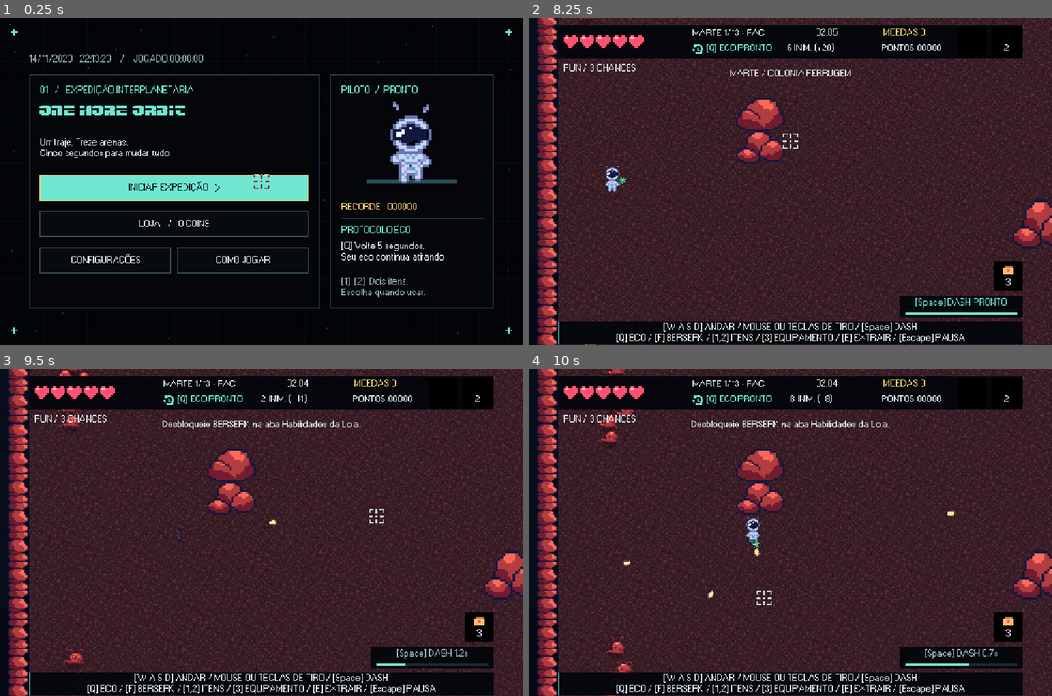
Above: before the commit, frames 1-4 (two rows, left to right).
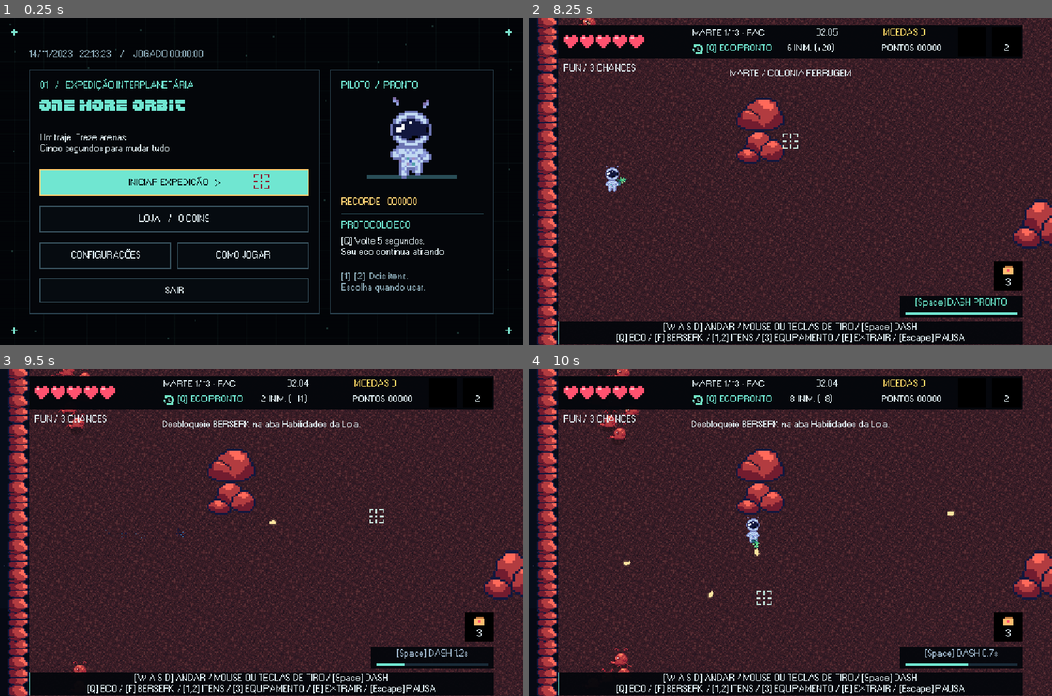
Above: after the commit, the same moments.

Repository: Honorato1337/Noctir
Game: Godot game, scene res://scenes/main.tscn
Two runs of this game, one before a commit and one after it. Both use one fixed random seed, a clock stepped at 60 frames per second and the inputs below. Sound files missing from this copy of the repository are replaced by a short silence.
Inputs (mouse positions are in pixels of both pictures, inside the frame that each line leads up to):
- Up to frame 1 (0.25 s): no input
- Up to frame 2 (8.25 s): click "LOJA / 0 COINS" at 0.5 s; click "ATRIBUTOS" at 1.25 s; click "HABILIDADES" at 2 s; click "EQUIPAMENTOS" at 2.75 s; click "PRESTÍGIO" at 3.5 s; click "SKINS" at 4.25 s; click "< VOLTAR AO MENU" at 5 s; click "CONFIGURAÇÕES" at 5.75 s; click "< VOLTAR AO MENU" at 6.5 s; click "INICIAR EXPEDIÇÃO >" at 7.25 s; click "FÁCIL / 25% DOS COINS Hordas …" at 8 s
- Up to frame 3 (9.5 s): tap Enter (ui_accept) at 8.75, 9.02 s; move the mouse to (376, 516) at 8.77 s; hold D (right) from 8.78 s (still down); tap F (berserk) at 8.85 s; click (376, 516) at 8.92 s; tap Space (dash) at 9.05 s
- Up to frame 4 (10 s): release D (right) at 9.5 s; drag from (685, 548) to (764, 597) at 9.52 s

The runs differ from the first frame. In frame 1, 10% of the frame differs, in the area x 5-95%, y 9-91%; in frame 2, less than 0.1%; in frame 3, 0.4%; in frame 4, 0.5%.

Commit message:
Optimize combat effects, projectile collisions and runtime texture loading

Diff:
--- a/project.godot
+++ b/project.godot
@@ -11,13 +11,13 @@
 [application]
 
 config/name="One More Orbit"
-config/version="0.3.0"
-config/use_custom_user_dir.windows=true
-config/custom_user_dir_name.windows="Godot/app_userdata/NOCTIR- One More Orbit"
+config/version="0.3.1"
 run/main_scene="res://scenes/main.tscn"
 config/features=PackedStringArray("4.7", "GL Compatibility")
 config/icon="res://icon.svg"
 config/windows_native_icon="res://assets/branding/one-more-orbit.ico"
+config/use_custom_user_dir.windows=true
+config/custom_user_dir_name.windows="Godot/app_userdata/NOCTIR- One More Orbit"
 
 [display]
 
@@ -27,7 +27,6 @@
 window/size/window_height_override=720
 window/stretch/mode="canvas_items"
 window/stretch/aspect="expand"
-window/stretch/scale_mode="fractional"
 window/handheld/orientation=6
 
 [rendering]
--- a/scenes/ui/main_menu.tscn
+++ b/scenes/ui/main_menu.tscn
@@ -113,6 +113,11 @@
 size_flags_horizontal = 3
 text = "TESTE"
 
+[node name="QuitButton" type="Button" parent="Center/Layout/Content/Mission/Box"]
+custom_minimum_size = Vector2(0, 48)
+layout_mode = 2
+text = "SAIR"
+
 [node name="Astronaut" type="PanelContainer" parent="Center/Layout/Content" unique_id=130174619]
 custom_minimum_size = Vector2(360, 0)
 layout_mode = 2
--- a/scenes/ui/permanent_shop.tscn
+++ b/scenes/ui/permanent_shop.tscn
@@ -1,6 +1,7 @@
 [gd_scene format=3]
 [ext_resource type="Theme" path="res://ui_theme.tres" id="1"]
 [ext_resource type="Script" path="res://scripts/pixel_backdrop.gd" id="2"]
+[ext_resource type="Script" path="res://scripts/shop_details.gd" id="details"]
 
 [ext_resource type="SpriteFrames" path="res://asssets/astronauta/astronaut_frames.tres" id="skin_astro"]
 [ext_resource type="SpriteFrames" path="res://assets/guanapo/guanapo_frames.tres" id="skin_guanapo"]
@@ -12,6 +13,7 @@
 region = Rect2(7,12,10,9)
 
 [node name="PermanentShop" type="Control"]
+script = ExtResource("details")
 layout_mode = 3
 anchors_preset = 15
 anchor_right = 1.0
--- a/scripts/arena_weather.gd
+++ b/scripts/arena_weather.gd
@@ -24,7 +24,7 @@
 	rng.seed = game.rng.randi()
 	clear_active(rng.randf_range(8, 13))
 	motes.clear()
-	for i in (40 if game.mobile_optimized() else AMBIENT_PARTICLES):
+	for i in (20 if game.mobile_optimized() else AMBIENT_PARTICLES):
 		motes.append(Vector2(rng.randf_range(0, game.arena.size.x), rng.randf_range(0, game.arena.size.y)))
 
 func clear_active(delay: float = 8.0) -> void:
@@ -157,9 +157,12 @@
 	if not active or not is_instance_valid(game) or game.state not in ["playing", "paused", "death"]: return
 	var armed := age >= warning
 	var sand := event in ["sand", "chaos"]
-	for i in motes.size():
+	var bounds: Rect2 = game.fx.visible_bounds()
+	var decoration_step := 1 if game.fx.quality > 0.7 else 2 if game.fx.quality > 0.4 else 3
+	for i in range(0, motes.size(), decoration_step):
 		var drift := Vector2(age * (135 if sand else 45), age * (30 if sand else 260))
 		var at: Vector2 = game.arena.position + Vector2(fposmod(motes[i].x + drift.x, game.arena.size.x), fposmod(motes[i].y + drift.y, game.arena.size.y))
+		if not bounds.has_point(at): continue
 		var color := Color(0.95, 0.63, 0.32, 0.5) if sand else Color(0.65, 0.86, 1, 0.35)
 		Vfx.draw_particle(self, at, Vector2.ONE*12, 1 if sand else 2, (i+int(age*5))%4, Color(1,1,1,0.55))
 	for vortex in vortices:
@@ -167,7 +170,7 @@
 		draw_arc(vortex.pos, vortex.radius, 0, TAU, 48, Color(color, 0.25), 2)
 		draw_circle(vortex.pos, vortex.core, Color(color, 0.23 if armed else 0.06))
 		draw_arc(vortex.pos, vortex.core, 0, TAU, 28, Color(color, 0.95 if armed else 0.55), 3)
-		for i in (24 if game.mobile_optimized() else 72):
+		for i in range(0, 12 if game.mobile_optimized() else 48, decoration_step):
 			var angle: float = i * 2.39996 + age * (1.6 + (i % 3) * 0.3)
 			var radius: float = vortex.core * (0.2 + float(i % 11) / 11 * 1.25)
 			var at: Vector2 = vortex.pos + Vector2.RIGHT.rotated(angle) * radius
--- a/scripts/combat_fx.gd
+++ b/scripts/combat_fx.gd
@@ -1,17 +1,36 @@
 extends Node2D
 
 const Vfx = preload("res://scripts/pixel_effects.gd")
-const MAX_PARTICLES := 1800
+const MAX_PARTICLES := 600
 var particles: Array[Dictionary] = []
 var labels: Array[Dictionary] = []
 var shake := 0.0
 var game: Node2D
+var quality := 1.0
+var frame_time := 1.0 / 60.0
+var quality_clock := 0.0
+var emission_frame := -1
+var emitted := 0
+var emission_remainder := 0.0
+
+func visible_bounds() -> Rect2:
+	return get_global_transform_with_canvas().affine_inverse() * get_viewport_rect().grow(96)
 
 func sparks(at: Vector2, color: Color, count: int = 10, power: float = 140.0, kind: int = 0) -> void:
 	var mobile: bool = is_instance_valid(game) and game.mobile_optimized()
-	var budget := 300 if mobile else MAX_PARTICLES
-	var amount := maxi(1,ceili(count*.25)) if mobile else count
-	for i in mini(amount, budget - particles.size()):
+	if not is_instance_valid(game) or not visible_bounds().has_point(at): return
+	var frame := Engine.get_process_frames()
+	if emission_frame != frame:
+		emission_frame = frame
+		emitted = 0
+	var budget := 96 if mobile else int(MAX_PARTICLES * quality)
+	var frame_budget := 16 if mobile else int(96 * quality)
+	if particles.size() >= budget or emitted >= frame_budget: return
+	emission_remainder += maxi(0, count) * (0.12 if mobile else 0.65) * quality
+	var amount := mini(int(emission_remainder), mini(budget - particles.size(), frame_budget - emitted))
+	emission_remainder -= floorf(emission_remainder)
+	emitted += amount
+	for i in amount:
 		var angle: float = game.rng.randf() * TAU
 		var life: float = game.rng.randf_range(0.2, 0.65)
 		particles.append({"pos": at, "vel": Vector2.RIGHT.rotated(angle) * game.rng.randf_range(power * 0.3, power), "color": color, "life": life, "max": life, "size": game.rng.randi_range(2, 5), "kind": kind})
@@ -21,7 +40,7 @@
 	shake = maxf(shake, 3.5 if count < 80 else 7.0)
 
 func floating(at: Vector2, text: String, color: Color) -> void:
-	if labels.size() < (20 if is_instance_valid(game) and game.mobile_optimized() else 100):
+	if labels.size() < (8 if is_instance_valid(game) and game.mobile_optimized() else 32):
 		labels.append({"pos": at, "text": text, "color": color, "life": 0.65})
 
 func _process(delta: float) -> void:
@@ -29,18 +48,30 @@
 		if is_instance_valid(game):
 			game.get_node("Camera2D").offset = Vector2.ZERO
 		return
+	# Adjust decorative density slowly; attacks and their warnings are independent.
+	frame_time = lerpf(frame_time, minf(delta, 0.1), 0.05)
+	quality_clock += delta
+	if quality_clock >= 1.5:
+		quality_clock = 0
+		if frame_time > 1.0 / 45.0:
+			quality = maxf(0.3, quality - 0.2)
+		elif frame_time < 1.0 / 57.0:
+			quality = minf(1.0, quality + 0.1)
+	var bounds := visible_bounds()
 	for index in range(particles.size() - 1, -1, -1):
 		var particle: Dictionary = particles[index]
 		particle.life -= delta
 		particle.pos += particle.vel * delta
 		particle.vel *= maxf(0, 1.0 - delta * 3)
-		if particle.life <= 0:
-			particles.remove_at(index)
+		if particle.life <= 0 or not bounds.has_point(particle.pos):
+			particles[index] = particles.back()
+			particles.pop_back()
 	for index in range(labels.size() - 1, -1, -1):
 		labels[index].life -= delta
 		labels[index].pos.y -= delta * 35
 		if labels[index].life <= 0:
-			labels.remove_at(index)
+			labels[index] = labels.back()
+			labels.pop_back()
 	shake = move_toward(shake, 0, delta * 14)
 	game.get_node("Camera2D").offset = Vector2(sin(Time.get_ticks_msec() * 0.07), cos(Time.get_ticks_msec() * 0.09)) * shake
 	queue_redraw()
--- a/scripts/enemy.gd
+++ b/scripts/enemy.gd
@@ -58,6 +58,7 @@
 @onready var mars_super_visual: AnimatedSprite2D = $MarsSuperVisual
 
 func _ready() -> void:
+	separation_tick = randf_range(0.0, 0.1)
 	update_visual()
 
 func _process(_delta: float) -> void:
@@ -245,13 +246,14 @@
 	motion *= game.deployables.enemy_slowdown(position, boss)
 	# Cache the local separation force on mobile instead of scanning every tick.
 	separation_tick -= delta
-	if not game.mobile_optimized() or separation_tick <= 0:
-		separation_tick = .12
+	if separation_tick <= 0:
+		separation_tick = .15 if game.mobile_optimized() else .1
 		cached_separation = Vector2.ZERO
 		for other in game.enemies.get_children():
 			if other == self or other.is_queued_for_deletion(): continue
 			var gap: Vector2 = position-other.position
-			if gap.length_squared() < pow(radius+other.radius+5,2):
+			var reach: float = radius + other.radius + 5
+			if gap.length_squared() < reach * reach:
 				cached_separation += gap.normalized()*75
 	motion += cached_separation
 	game.move_actor(self, motion * delta, radius)
--- a/scripts/expedition_vehicles.gd
+++ b/scripts/expedition_vehicles.gd
@@ -8,7 +8,8 @@
 	if not images.has(kind):
 		var path: String = PATHS.get(kind, "")
 		if not ResourceLoader.exists(path): return null
-		images[kind] = centered_texture(path)
+		var baked := "res://assets/optimized/%s.png" % kind
+		images[kind] = load(baked) if ResourceLoader.exists(baked) else centered_texture(path)
 		frame_counts[kind] = 2
 	return images[kind]
 static func region(kind: String, frame: int) -> Rect2:
--- a/scripts/game.gd
+++ b/scripts/game.gd
@@ -86,6 +86,12 @@
 var enemies: Node2D
 var bullets: Node2D
 var effects: Array[Dictionary] = []
+const TARGET_CELL_SIZE := 128.0
+var target_grid: Dictionary = {}
+var target_grid_frame := -1
+var target_grid_count := -1
+var hud_update_clock := 0.0
+var hud_state := ""
 var obstacles: Array[Rect2] = []
 var hazards: Array[Vector2] = []
 var portal := Vector2(1038, 386)
@@ -152,16 +158,18 @@
 @export var mobile_profile_override := false
 func mobile_optimized() -> bool:
 	return mobile_profile_override or OS.has_feature("mobile")
-func mob_limit() -> int: return 32 if mobile_optimized() else MAX_ACTIVE_ENEMIES
+func mob_limit() -> int: return 24 if mobile_optimized() else MAX_ACTIVE_ENEMIES
 func wave_factor() -> float: return 0.65 if mobile_optimized() else 1.0
 func projectile_limit(hostile: bool = true) -> int:
-	return (180 if hostile else 240) if mobile_optimized() else (480 if hostile else 900)
+	return (120 if hostile else 160) if mobile_optimized() else (480 if hostile else 900)
 
 func _ready() -> void:
 	add_child(preload("res://scripts/game_cursor.gd").new())
 	if mobile_optimized():
 		get_window().content_scale_mode = Window.CONTENT_SCALE_MODE_VIEWPORT
+		get_window().content_scale_size = Vector2i(1152, 720)
 		get_viewport().msaa_2d = Viewport.MSAA_DISABLED
+		Engine.max_fps = 60
 	menu_loop_stream.loop_mode = AudioStreamWAV.LOOP_FORWARD
 	menu_loop_stream.loop_begin = 0
 	menu_loop_stream.loop_end = int(round(menu_loop_stream.get_length() * menu_loop_stream.mix_rate))
@@ -288,6 +296,8 @@
 	environment_clock = 0.0
 	room_spawn_index = 0
 	clear_container(enemies)
+	target_grid.clear()
+	target_grid_frame = -1
 	clear_container(bullets)
 	effects.clear()
 	loot.drops.clear()
@@ -517,6 +527,25 @@
 			return true
 	return false
 
+func projectile_targets(at: Vector2) -> Array:
+	# One broad-phase grid per physics tick, shared by every friendly projectile.
+	var frame := Engine.get_physics_frames()
+	if target_grid_frame != frame or target_grid_count != enemies.get_child_count():
+		target_grid_frame = frame
+		target_grid_count = enemies.get_child_count()
+		target_grid.clear()
+		for enemy in enemies.get_children():
+			if enemy.is_queued_for_deletion(): continue
+			var reach: float = enemy.radius + (13 if enemy.shield > 0 else 0) + 8
+			var first := Vector2i(((enemy.position - Vector2.ONE * reach) / TARGET_CELL_SIZE).floor())
+			var last := Vector2i(((enemy.position + Vector2.ONE * reach) / TARGET_CELL_SIZE).floor())
+			for x in range(first.x, last.x + 1):
+				for y in range(first.y, last.y + 1):
+					var cell := Vector2i(x, y)
+					if not target_grid.has(cell): target_grid[cell] = []
+					target_grid[cell].append(enemy)
+	return target_grid.get(Vector2i((at / TARGET_CELL_SIZE).floor()), [])
+
 func move_actor(actor: Node2D, movement: Vector2, radius: float) -> void:
 	# Sweep long dashes in short steps so pillars cannot be skipped.
 	var steps := maxi(1, ceili(movement.length() / 12.0))
@@ -530,7 +559,8 @@
 			actor.position.y = clampf(next.y, arena.position.y + radius, arena.end.y - radius)
 
 func burst(at: Vector2, color: Color) -> void:
-	effects.append({"pos": at, "color": color, "life": 0.4})
+	if effects.size() < (16 if mobile_optimized() else 64):
+		effects.append({"pos": at, "color": color, "life": 0.4})
 	fx.sparks(at, color, 12, 120)
 
 func begin_boss() -> void:
@@ -835,9 +865,15 @@
 	bind_button("ControlsButton", show_controls)
 	bind_button("PermanentShopButton", show_permanent_shop)
 	bind_button("SettingsButton", show_settings)
+	bind_button("QuitButton", quit_game)
 	panel.find_child("TestButton", true, false).visible = developer_unlocked
 	bind_button("TestButton", show_test_menu)
 	update_menu_clock()
+
+func quit_game() -> void:
+	settle_run()
+	save_preferences()
+	get_tree().quit()
 
 func show_difficulty_menu() -> void:
 	settle_run()
@@ -1188,7 +1224,11 @@
 	if menu_clock_tick >= 1:
 		menu_clock_tick = 0
 		update_menu_clock()
-	$UI/HUD.update_game(self)
+	hud_update_clock += delta
+	if hud_state != state or hud_update_clock >= 1.0 / 30.0:
+		hud_state = state
+		hud_update_clock = 0
+		$UI/HUD.update_game(self)
 
 func text_at(at: Vector2, text: String, size: int, color: Color = Color("e0e8f3")) -> void:
 	draw_string(font, at, text, HORIZONTAL_ALIGNMENT_LEFT, -1, size, color)
--- a/scripts/pixel_art_import.gd
+++ b/scripts/pixel_art_import.gd
@@ -24,11 +24,21 @@
  [Color("241d3b"),Color("2c2246"),Color("342950"),Color("40315e"),Color("4c396c"),Color("5b4779"),Color("201b33"),Color("6b5687")]
 ]
 static var cache: Dictionary = {}
+const BAKED_TEXTURES := {
+	"res://assets/effects/particle_atlas-v2.png": "res://assets/optimized/particles.png",
+	"res://assets/environment/planet_terrain_atlas-v2.png": "res://assets/optimized/terrain.png",
+	"res://assets/environment/floor_tiles-v3.png": "res://assets/optimized/floors.png"
+}
 static func texture(path: String, logical_size: Vector2i, palettes: Array, row_count: int = 1, columns: int = 1) -> Texture2D:
 	if cache.has(path): return cache[path]
+	var baked: String = BAKED_TEXTURES.get(path, "")
+	if not baked.is_empty() and ResourceLoader.exists(baked):
+		cache[path] = load(baked)
+		return cache[path]
 	if not ResourceLoader.exists(path): return null
 	var source: Texture2D = load(path)
 	var image := source.get_image()
+	if image.is_compressed(): image.decompress()
 	image.convert(Image.FORMAT_RGBA8)
 	image.resize(logical_size.x,logical_size.y,Image.INTERPOLATE_NEAREST)
 	for y in logical_size.y:
--- a/scripts/projectile.gd
+++ b/scripts/projectile.gd
@@ -20,16 +20,18 @@
 		queue_free()
 		return
 	if hostile:
-		if position.distance_to(game.player.position) < radius + 13:
+		if position.distance_squared_to(game.player.position) < (radius + 13) * (radius + 13):
 			game.player.hurt(maxi(1, ceili(damage)))
 			queue_free()
 	else:
-		for enemy in game.enemies.get_children():
-			if not enemy.is_queued_for_deletion() and position.distance_to(enemy.position) < radius + enemy.radius + (13 if enemy.shield > 0 else 0):
+		for enemy in game.projectile_targets(position):
+			if not is_instance_valid(enemy) or enemy.is_queued_for_deletion(): continue
+			var reach: float = radius + enemy.radius + (13 if enemy.shield > 0 else 0)
+			if position.distance_squared_to(enemy.position) < reach * reach:
 				enemy.hurt(damage)
 				queue_free()
 				break
-	queue_redraw()
+	# Shape and color are fixed at spawn; moving the node needs no redraw.
 
 func _draw() -> void:
 	if not use_placeholder_graphics:
--- a/scripts/shop_details.gd
+++ b/scripts/shop_details.gd
@@ -9,6 +9,15 @@
 	details.z_index = 100
 	details.mouse_filter = Control.MOUSE_FILTER_IGNORE
 	details.custom_minimum_size.x = 370
+	var box := StyleBoxFlat.new()
+	box.bg_color = Color("080f15")
+	box.border_color = Color("6ce3d1")
+	box.set_border_width_all(2)
+	box.content_margin_left = 16
+	box.content_margin_right = 16
+	box.content_margin_top = 12
+	box.content_margin_bottom = 12
+	details.add_theme_stylebox_override("panel", box)
 	add_child(details)
 	description = Label.new()
 	description.custom_minimum_size.x = 330
@@ -25,6 +34,7 @@
 				if keyboard_navigation:
 					show_details(control))
 			control.focus_exited.connect(details.hide)
+	refresh_details()
 
 func _input(event: InputEvent) -> void:
 	if event is InputEventKey:
--- a/tests/mobile_optimization.gd
+++ b/tests/mobile_optimization.gd
@@ -12,22 +12,22 @@
 	game.set_physics_process(false)
 	game.start_run()
 	game.player.set_physics_process(false)
-	check(game.wave_total == 24 and game.mob_limit() == 32,"mobile reduces opening wave by 35 percent and caps active mobs at 32")
+	check(game.wave_total == 24 and game.mob_limit() == 24,"mobile reduces opening wave by 35 percent and caps active mobs at 24")
 	check(root.content_scale_mode == Window.CONTENT_SCALE_MODE_VIEWPORT,"mobile renders at internal viewport resolution")
 	for i in 50: game.fx.sparks(game.player.position,Color.WHITE,120)
-	check(game.fx.particles.size() == 300,"mobile particle hard cap is 300")
-	check(game.weather.motes.size() == 40,"ambient motes reduced to forty")
+	check(game.fx.particles.size() > 0 and game.fx.particles.size() <= 16,"mobile per-frame emission budget bounds simultaneous effects")
+	check(game.weather.motes.size() == 20,"ambient motes reduced to twenty")
 	for i in 50: game.weather.add_strike("meteor",game.player.position)
 	check(game.weather.strikes.size() == 18,"weather keeps at most eighteen warned impacts")
 	game.clear_container(game.bullets)
 	for i in 250: game.shoot(game.player.position,Vector2.RIGHT,1,true)
-	check(game.bullets.get_child_count() == 180,"hostile projectile budget enforced")
+	check(game.bullets.get_child_count() == 120,"hostile projectile budget enforced")
 	for i in 100: game.shoot(game.player.position,Vector2.RIGHT,1,false)
-	check(game.bullets.get_child_count() == 240,"friendly shots retain sixty reserved slots")
+	check(game.bullets.get_child_count() == 160,"friendly shots retain forty reserved slots")
 	game.room = 12
 	game.start_room()
 	for i in 50: game._physics_process(.2)
-	check(game.enemies.get_child_count() <= 32,"campaign spawner respects mobile actor budget under pressure")
+	check(game.enemies.get_child_count() <= 24,"campaign spawner respects mobile actor budget under pressure")
 	game.clear_container(game.enemies)
 	game.spawn_enemy(true)
 	var boss = game.boss_ref
--- /dev/null
+++ b/tests/performance_budget.gd
@@ -0,0 +1,58 @@
+extends SceneTree
+
+var failures := 0
+
+func _initialize() -> void:
+	call_deferred("run")
+
+func check(ok: bool, detail: String) -> void:
+	print(("PASS: " if ok else "FAIL: ") + detail)
+	if not ok: failures += 1
+
+func run() -> void:
+	var game = load("res://scenes/main.tscn").instantiate()
+	game.smoke_mode = true
+	root.add_child(game)
+	game.start_run()
+	game.set_physics_process(false)
+	game.player.set_physics_process(false)
+	game.weather.set_physics_process(false)
+	game.encounters.set_physics_process(false)
+	game.clear_container(game.enemies)
+	for i in 60:
+		game.spawn_enemy(i == 59)
+	var all: Array[Node] = game.enemies.get_children()
+	for i in all.size():
+		all[i].set_physics_process(false)
+		all[i].position = game.arena.position + Vector2(100 + (i % 10) * 125, 70 + (i / 10) * 90)
+	game.target_grid_frame = -1
+	var full_checks := 0
+	var grid_checks := 0
+	var missed := 0
+	for i in 1000:
+		var point: Vector2 = game.arena.position + Vector2((i * 73) % int(game.arena.size.x), (i * 47) % int(game.arena.size.y))
+		var nearby: Array = game.projectile_targets(point)
+		full_checks += all.size()
+		grid_checks += nearby.size()
+		for enemy in all:
+			var reach: float = enemy.radius + (13 if enemy.shield > 0 else 0) + 8
+			if point.distance_squared_to(enemy.position) < reach * reach and enemy not in nearby:
+				missed += 1
+	check(missed == 0, "spatial collision grid preserves every hit, including boss shields")
+	check(grid_checks < full_checks / 3, "spatial grid reduces collision candidates: %d vs %d" % [grid_checks, full_checks])
+	game.fx.particles.clear()
+	game.fx.emission_frame = -1
+	for i in 100: game.fx.sparks(game.player.position, Color.WHITE, 5000)
+	check(game.fx.particles.size() <= 96, "simultaneous explosions obey the per-frame emission budget")
+	game.fx.set_process(false)
+	game.fx._process(0.8)
+	check(game.fx.particles.is_empty(), "expired particles are released together without array shifts")
+	for i in 60: game.fx._process(1.0 / 20.0)
+	check(game.fx.quality < 1.0, "sustained slow frames reduce decorative density automatically")
+	game.fx.particles.clear()
+	game.fx.emission_frame = -1
+	game.fx.sparks(Vector2(-100000, -100000), Color.WHITE, 5000)
+	check(game.fx.particles.is_empty(), "offscreen sparks do not allocate particles")
+	game.queue_free()
+	await process_frame
+	quit(failures)
--- a/tests/smoke.gd
+++ b/tests/smoke.gd
@@ -164,8 +164,9 @@
 	game.close_panel()
 	game.state = "playing"
 	game.fx.particles.clear()
-	game.fx.sparks(Vector2.ZERO, Color.WHITE, 5000)
-	check(game.fx.particles.size() == game.fx.MAX_PARTICLES, "particles obey density budget")
+	game.fx.emission_frame = -1
+	game.fx.sparks(game.player.position, Color.WHITE, 5000)
+	check(game.fx.particles.size() > 0 and game.fx.particles.size() <= game.fx.MAX_PARTICLES, "particles obey density and per-frame budgets")
 	game.loot.reset_run()
 	# Validate every actual wave, species, portal, upgrade panel and victory.
 	var layouts: Array[String] = []
--- /dev/null
+++ b/tools/bake_runtime_art.gd
@@ -0,0 +1,29 @@
+extends SceneTree
+
+const PixelArt = preload("res://scripts/pixel_art_import.gd")
+const Vehicles = preload("res://scripts/expedition_vehicles.gd")
+
+func _initialize() -> void:
+	DirAccess.make_dir_recursive_absolute("res://assets/optimized")
+	var sources := [
+		["res://assets/effects/particle_atlas-v2.png", Vector2i(64,64), PixelArt.EFFECT_PALETTES, 4, 1],
+		["res://assets/environment/planet_terrain_atlas-v2.png", Vector2i(128,128), PixelArt.PLANET_PALETTES, 4, 1],
+		["res://assets/environment/floor_tiles-v3.png", Vector2i(64,64), PixelArt.FLOOR_PALETTES, 2, 2]
+	]
+	for source in sources:
+		var output: String = PixelArt.BAKED_TEXTURES[source[0]]
+		if FileAccess.file_exists(output): continue
+		var texture := PixelArt.texture(source[0], source[1], source[2], source[3], source[4])
+		if texture == null or texture.get_image().save_png(output) != OK:
+			quit(1)
+			return
+		print("BAKED: " + output)
+	for kind in Vehicles.PATHS:
+		var output := "res://assets/optimized/%s.png" % kind
+		if FileAccess.file_exists(output): continue
+		var texture := Vehicles.centered_texture(Vehicles.PATHS[kind])
+		if texture.get_image().save_png(output) != OK:
+			quit(1)
+			return
+		print("BAKED: " + output)
+	quit()
Binary file added: assets/optimized/floors.png
Not shown, added: assets/optimized/floors.png.import
Binary file added: assets/optimized/particles.png
Not shown, added: assets/optimized/particles.png.import
Binary file added: assets/optimized/rocket.png
Not shown, added: assets/optimized/rocket.png.import
Binary file added: assets/optimized/rover.png
Not shown, added: assets/optimized/rover.png.import
Binary file added: assets/optimized/terrain.png
Not shown, added: assets/optimized/terrain.png.import
Not shown, changed: export_presets.cfg
Not shown, added: tests/performance_budget.gd.uid
(and 2 more such lines)
